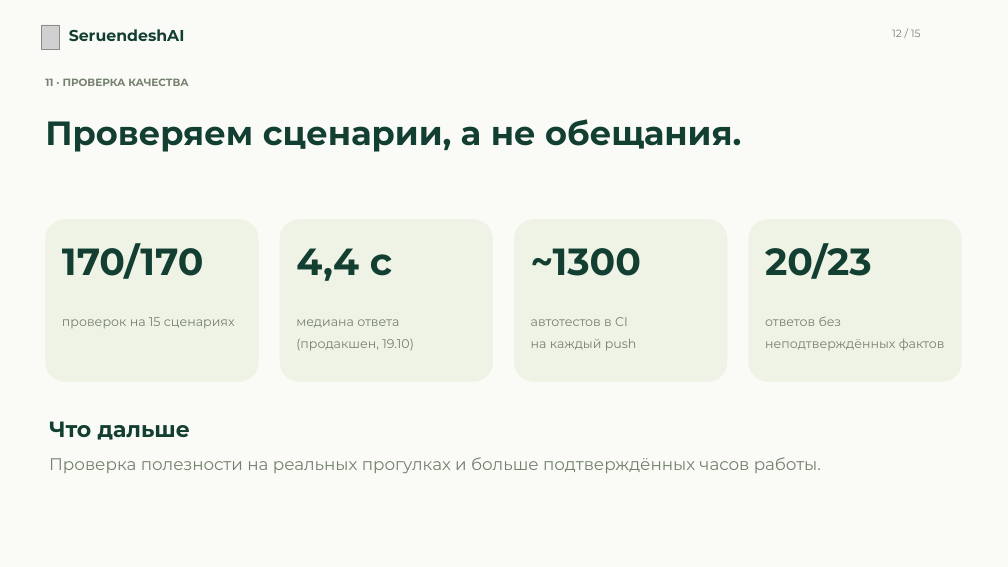
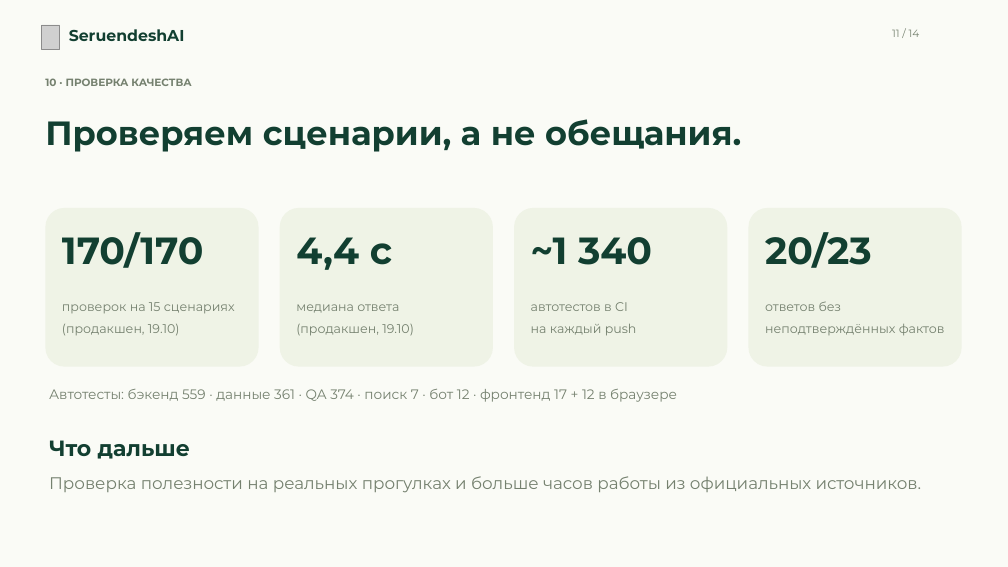
Before and after one commit to Abegerov4/SeruendeshAI, a slide deck: slide 11 of docs/presentation/SeruendeshAI-presentation.pptx (slide 12 before the commit). Drawn at 1008x567 pixels with LibreOffice and Linux fonts; fonts in the diff are those of the drawing; grey boxes stand for pictures. Boxes give left, top, right and bottom in pixels: in the first picture for what was removed or moved away, otherwise in the second. Text is boxed around its words. In the diff, an @@ line names an element or a change of style, - is before the commit and + after.

```diff
--- a/docs/presentation/SeruendeshAI-presentation.pptx
+++ b/docs/presentation/SeruendeshAI-presentation.pptx
@@ text at (892,29,920,37): text changed @@
-12 / 15
+11 / 14
@@ text at (45,78,191,86): text changed @@
-11 · ПРОВЕРКА КАЧЕСТВА
+10 · ПРОВЕРКА КАЧЕСТВА
@@ rounded rectangle: place and size @@
-rounded rectangle at (45,219,259,382)
+rounded rectangle at (45,208,259,367)
@@ rounded rectangle: place and size @@
-rounded rectangle at (280,219,493,382)
+rounded rectangle at (280,208,493,367)
@@ rounded rectangle: place and size @@
-rounded rectangle at (514,219,727,382)
+rounded rectangle at (514,208,727,367)
@@ rounded rectangle: place and size @@
-rounded rectangle at (749,219,962,382)
+rounded rectangle at (749,208,962,367)
@@ text at (531,237,652,265): text changed @@
-~1300
+~1 340
@@ 3 texts: place and size @@
-3 texts at (62,243,872,281)
+3 texts at (62,232,872,270)
@@ 4 texts: place and size @@
-4 texts at (62,316,945,351)
+4 texts at (62,301,945,336)
@@ text at (62,324,180,335): paragraph added @@
+(продакшен, 19.10)
@@ text added at (49,389,677,402), 13 pt, text #75816F @@
+Автотесты: бэкенд 559 · данные 361 · QA 374 · поиск 7 · бот 12 · фронтенд 17 + 12 в браузере
@@ text "Что дальше": place and size @@
-text "Что дальше" at (49,421,190,440)
+text "Что дальше" at (49,440,190,459)
@@ text at (49,476,922,492): text changed @@
-Проверка полезности на реальных прогулках и больше подтверждённых часов работы.
+Проверка полезности на реальных прогулках и больше часов работы из официальных источников.
```
Also in this commit, not shown: 12 other slides changed, 1 slide added, 2 slides removed, 8 other files.
